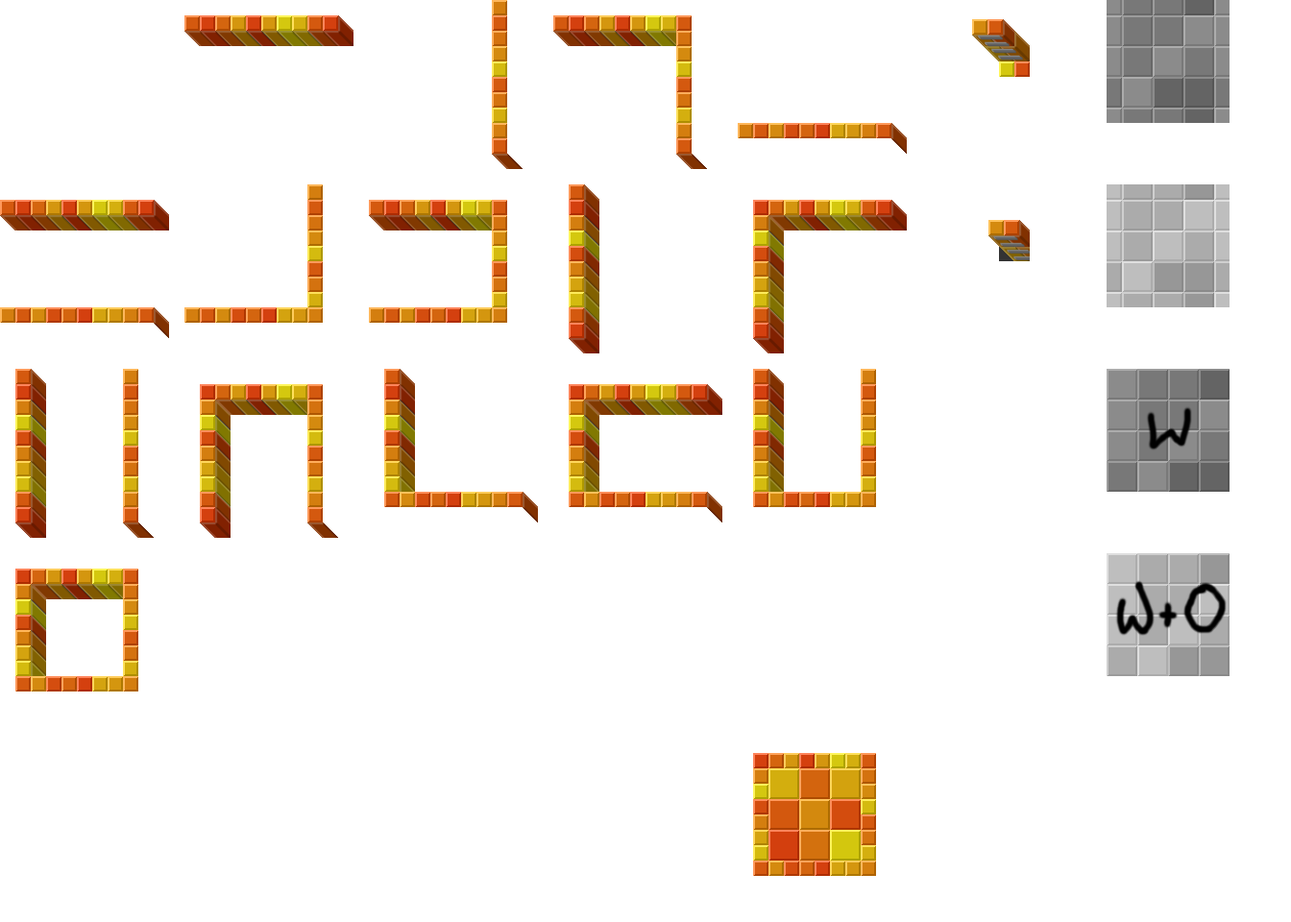
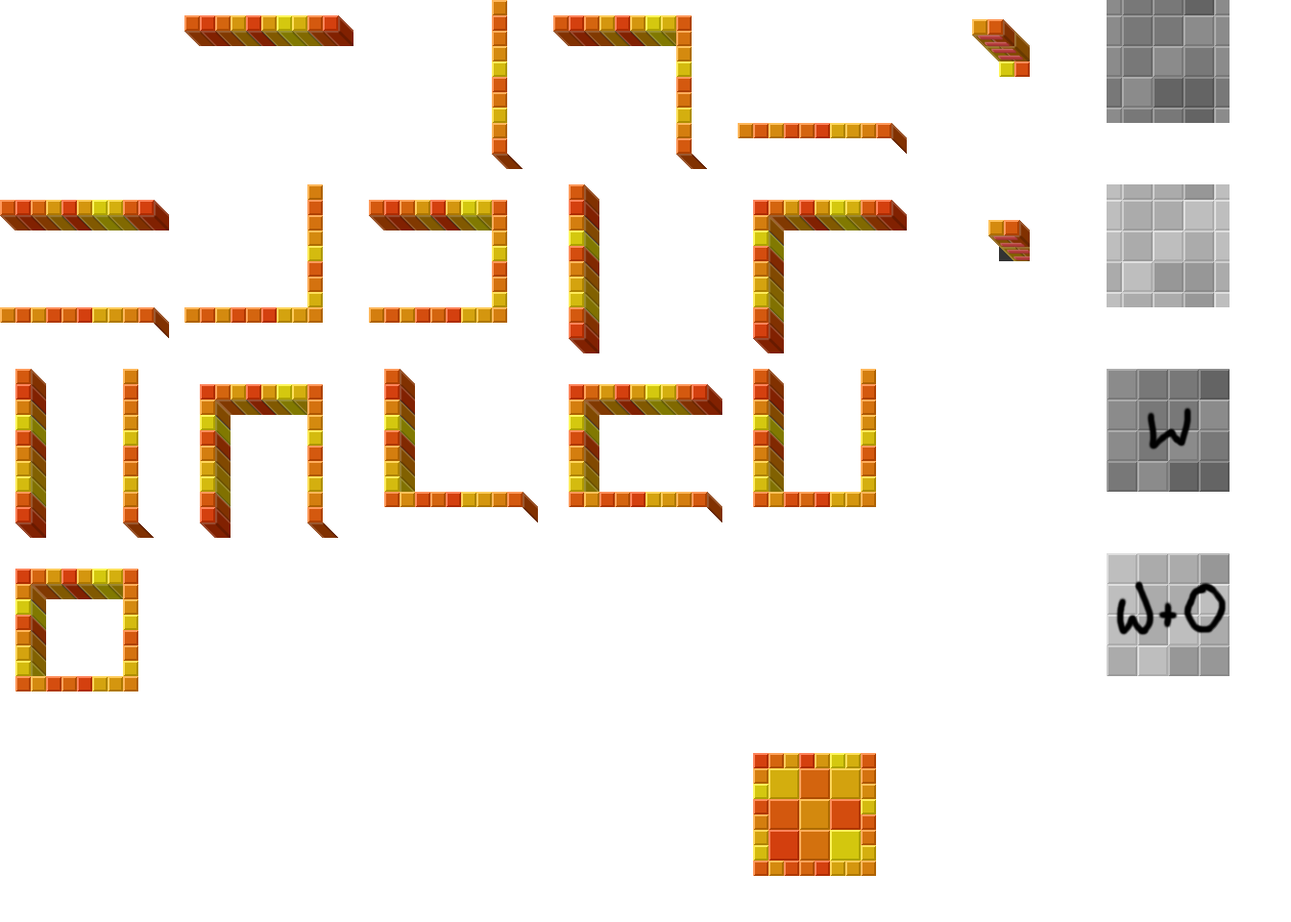
Revision of a layered (1291, 922) image; what changed, layer by layer:
painted on "Items" over [978, 34, 1031, 262]
